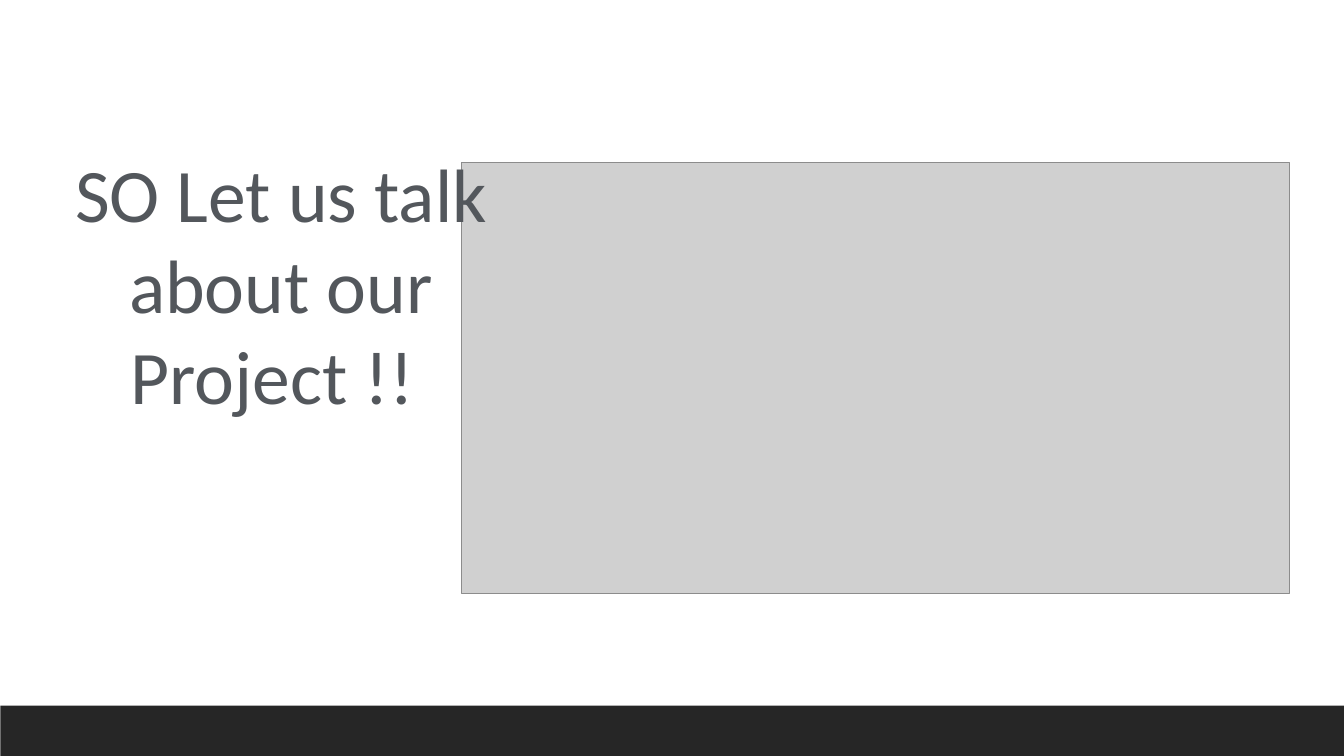
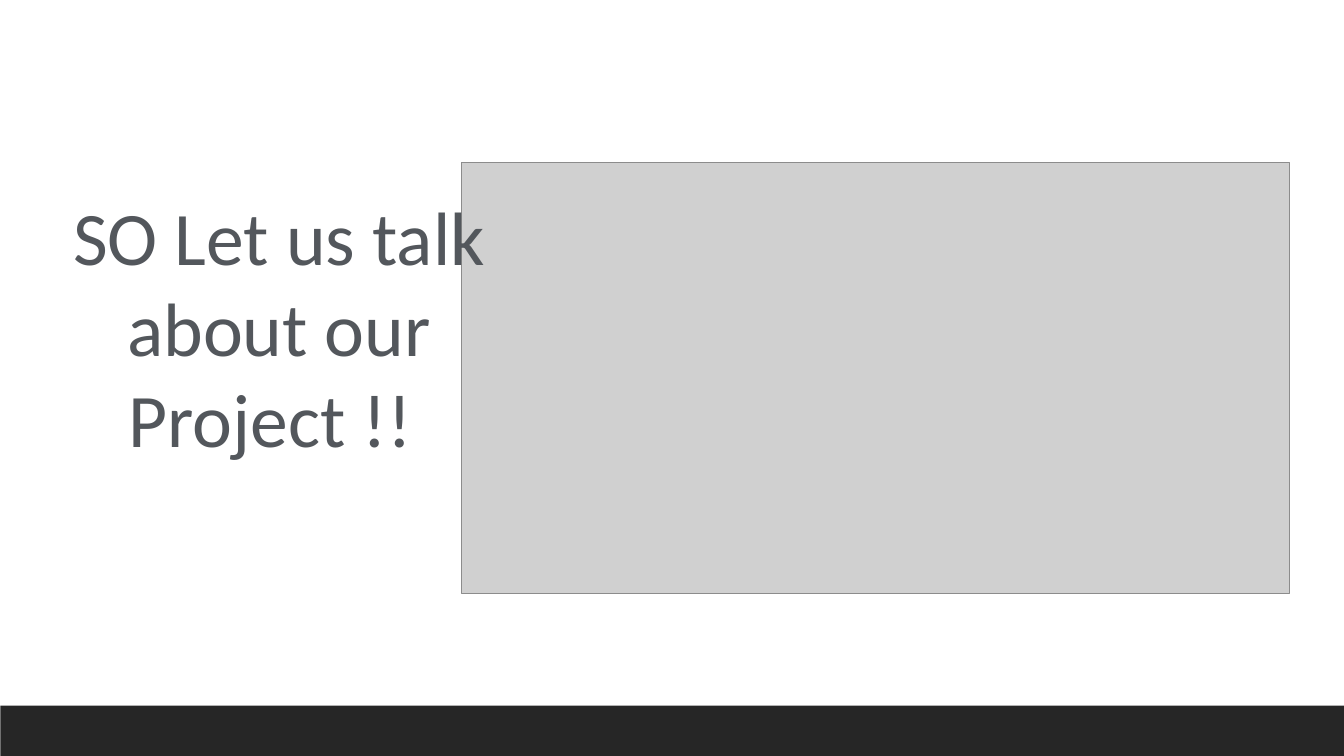
Before and after one commit to BonyGeorge/Design-and-Simulation-of-Local-Area-Network-Using-Cisco-Packet-Tracer, a slide deck: slide 4 of Documents/DESIGN AND SIMULATION OF LOCAL AREA NETWORK USING.pptx. Drawn at 1344x756 pixels with LibreOffice and Linux fonts; fonts in the diff are those of the drawing; grey boxes stand for pictures. Boxes give left, top, right and bottom in pixels: in the first picture for what was removed or moved away, otherwise in the second. Text is boxed around its words. In the diff, an @@ line names an element or a change of style, - is before the commit and + after.

```diff
--- a/Documents/DESIGN AND SIMULATION OF LOCAL AREA NETWORK USING.pptx
+++ b/Documents/DESIGN AND SIMULATION OF LOCAL AREA NETWORK USING.pptx
@@ text "SO Let us talk about ...": place and size @@
-text "SO Let us talk about ..." at bbox=[75, 162, 486, 417]
+text "SO Let us talk about ..." at bbox=[73, 203, 485, 460]
```
Also in this commit, not shown: 2 other files.
